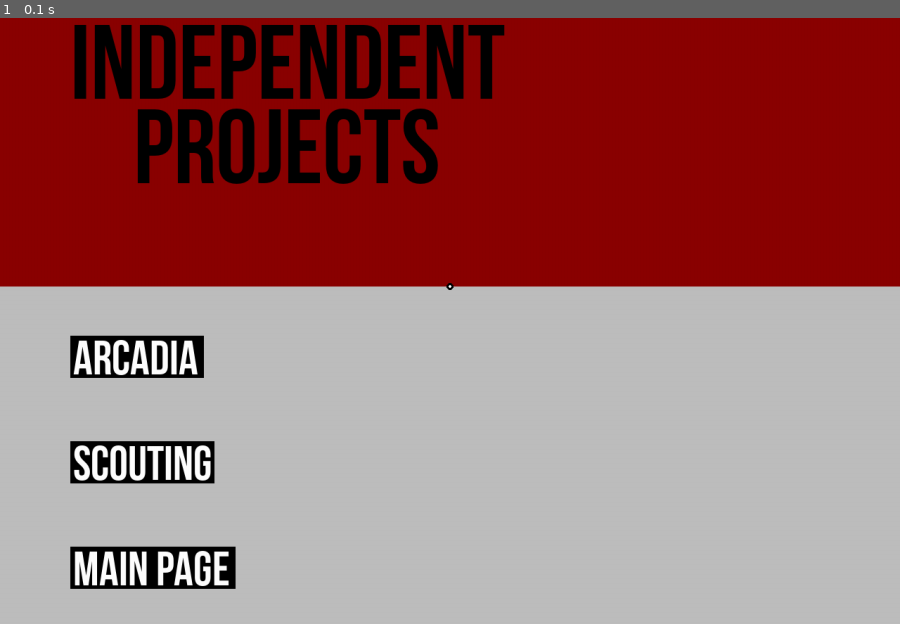
Above: before the commit, frame 1.
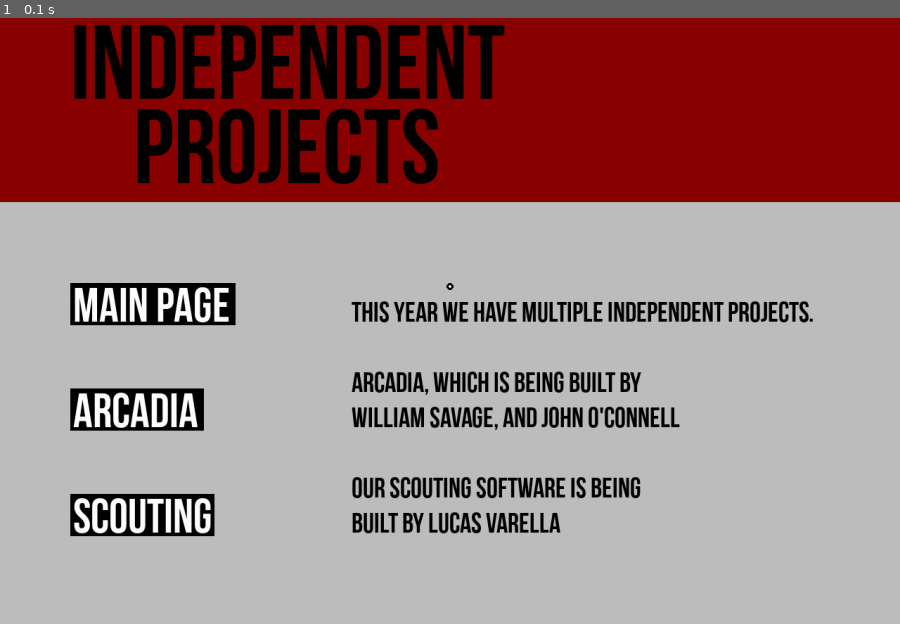
Above: after the commit, the same moment.

Repository: savagewil/Arcadia
Game: pygame game, started from ArcadiaCleint.py
The game is run twice, just before and just after one commit, with the same random seed, the same clock (stepped at 60 frames per second) and the same inputs.
Inputs:
- Up to frame 1 (0.1 s): no input

The runs differ from the first frame. In frame 1, 24% of the frame differs, in the area x 0-100%, y 30-95%.

Commit message:
Modified

Diff:
--- a/Components/Label.py
+++ b/Components/Label.py
@@ -33,7 +33,7 @@
 
         if "file" in kwargs:
             IN = open(kwargs["file"], 'r')
-            self.text = ''.join(IN.readline())
+            self.text = ''.join(IN.readlines())
 
         if "font" in kwargs:
             self.font = kwargs["font"]
@@ -78,9 +78,15 @@
             color2 = self.colors[1]
             color = self.colors[0]
             if self.background:
-
                 pygame.draw.rect(surface, color, self.rect)
-
             font = pygame.font.Font(self.font, self.height)
-            text = font.render(self.text, 1, color2)
-            surface.blit(text, self.loc)
+            if not self.text.__contains__("\n"):
+                text = font.render(self.text, 1, color2)
+                surface.blit(text, self.loc)
+            else:
+                count = 0
+                texts = self.text.split("\n")
+                for text in texts:
+                    text = font.render(text, 1, color2)
+                    surface.blit(text, [self.loc[0], self.loc[1] + count * (font.get_height() + 10)])
+                    count += 1
--- a/Pages/IndependentProjectsPage.py
+++ b/Pages/IndependentProjectsPage.py
@@ -11,18 +11,20 @@
         self.components = [
             Components.Label.Label([100, 100], 150, "Independent", ["red", "black"]),
             Components.Label.Label([190, 220], 150, "Projects", ["red", "black"]),
+
             #Components.PictureHolder.PictureHolder([700, 100], "Images/TeamCircle.jpg", scale=.12),
-            Components.Container.Container(480, 0, 1280, 480, [
-                Components.Button.Button([100, 550], 190, 60, "Arcadia", ["black", "white"],
+            Components.Container.Container(360, 0, 1280, 600, [
+                Components.Button.Button([100, 625], 190, 60, "Arcadia", ["black", "white"],
                                          textHeight=68,
                                          function=''),
 
-                Components.Button.Button([100, 700], 205, 60, "Scouting", ["black", "white"], textHeight=68,
+                Components.Button.Button([100, 775], 205, 60, "Scouting", ["black", "white"], textHeight=68,
                                          function=''),
 
-                Components.Button.Button([100, 850], 235, 60, "Main Page", ["black", "white"],
+                Components.Button.Button([100, 475], 235, 60, "Main Page", ["black", "white"],
                                          textHeight=68,
-                                         function=MainPage.MainPage()),
-            ], "grey")
+                                         function=MainPage.MainPage),
+            ], "grey"),
+            Components.Label.Label([500, 500], 40, "", ["gray", "black"], file="TextDocs/IndependentProjects.txt")
         ]
         self.mouseSpeed = 4
--- /dev/null
+++ b/TextDocs/IndependentProjects.txt
@@ -0,0 +1,7 @@
+This year we have multiple independent projects.
+
+Arcadia, which is being built by
+William Savage, and John O'Connell
+
+Our Scouting Software is being
+built by Lucas Varella
